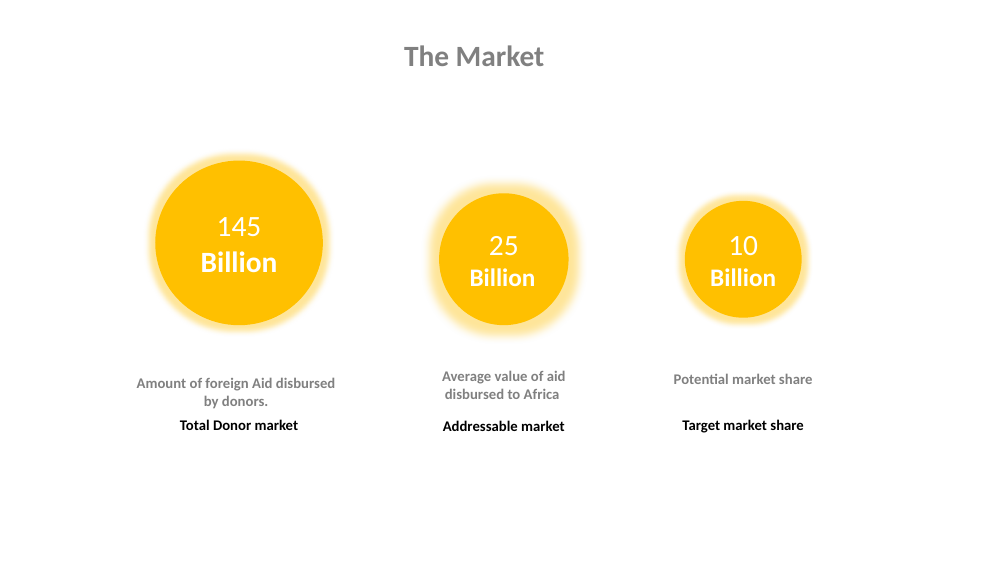
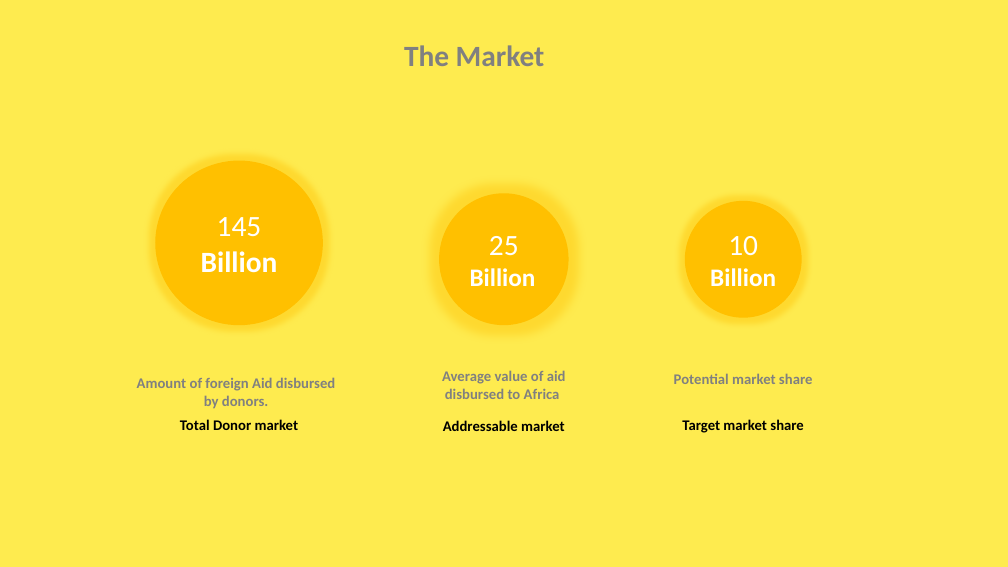
Before and after one commit to PalesaAntony/FundsAid, a slide deck: slide 7 of Linum Labs Presentation_V2.pptx (slide 4 before the commit). Drawn at 1008x567 pixels with LibreOffice and Linux fonts; fonts in the diff are those of the drawing. Boxes give left, top, right and bottom in pixels: in the first picture for what was removed or moved away, otherwise in the second. Text is boxed around its words. In the diff, an @@ line names an element or a change of style, - is before the commit and + after.

```diff
--- a/Linum Labs Presentation_V2.pptx
+++ b/Linum Labs Presentation_V2.pptx
@@ background #FFFFFF to #FEEB4F @@
```
Also in this commit, not shown: 8 other slides changed, 2 slides added.
